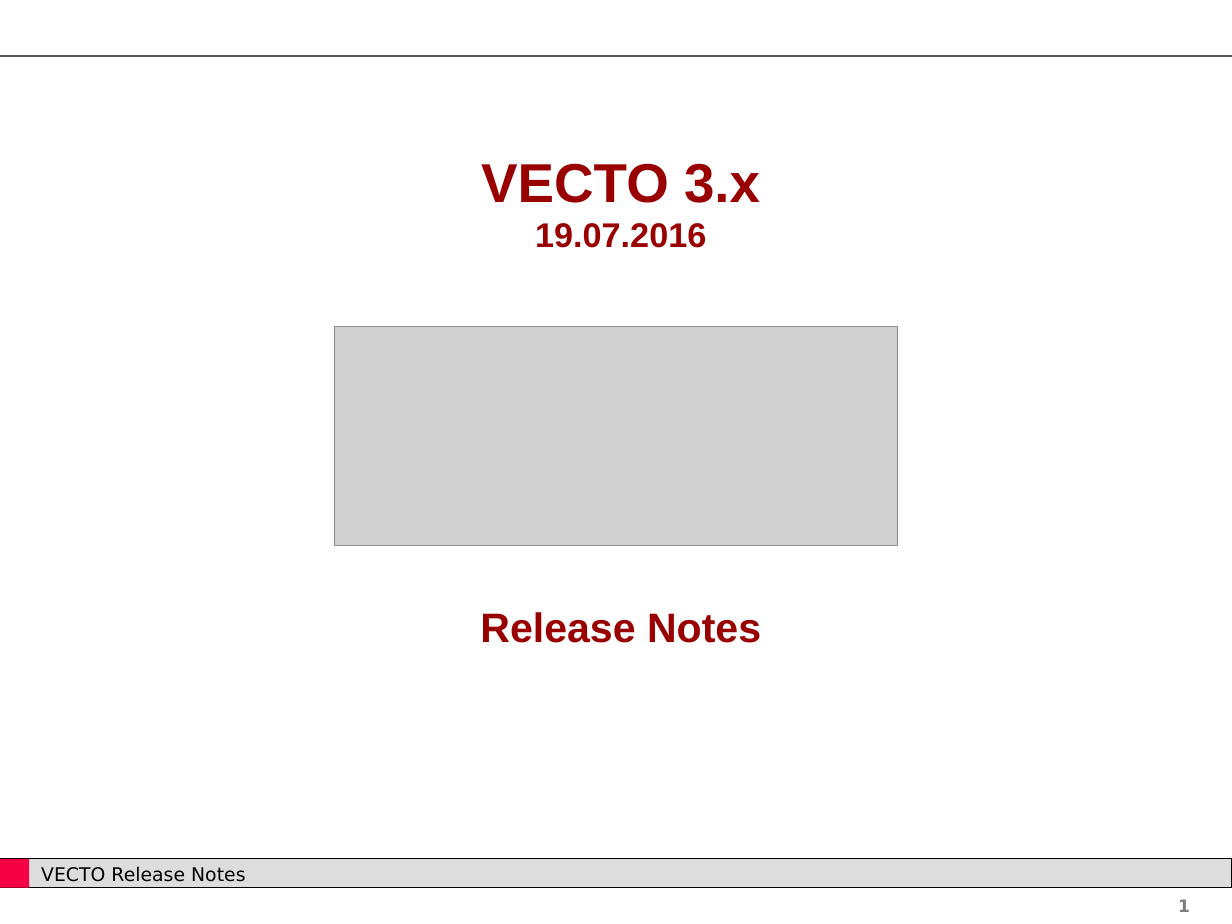
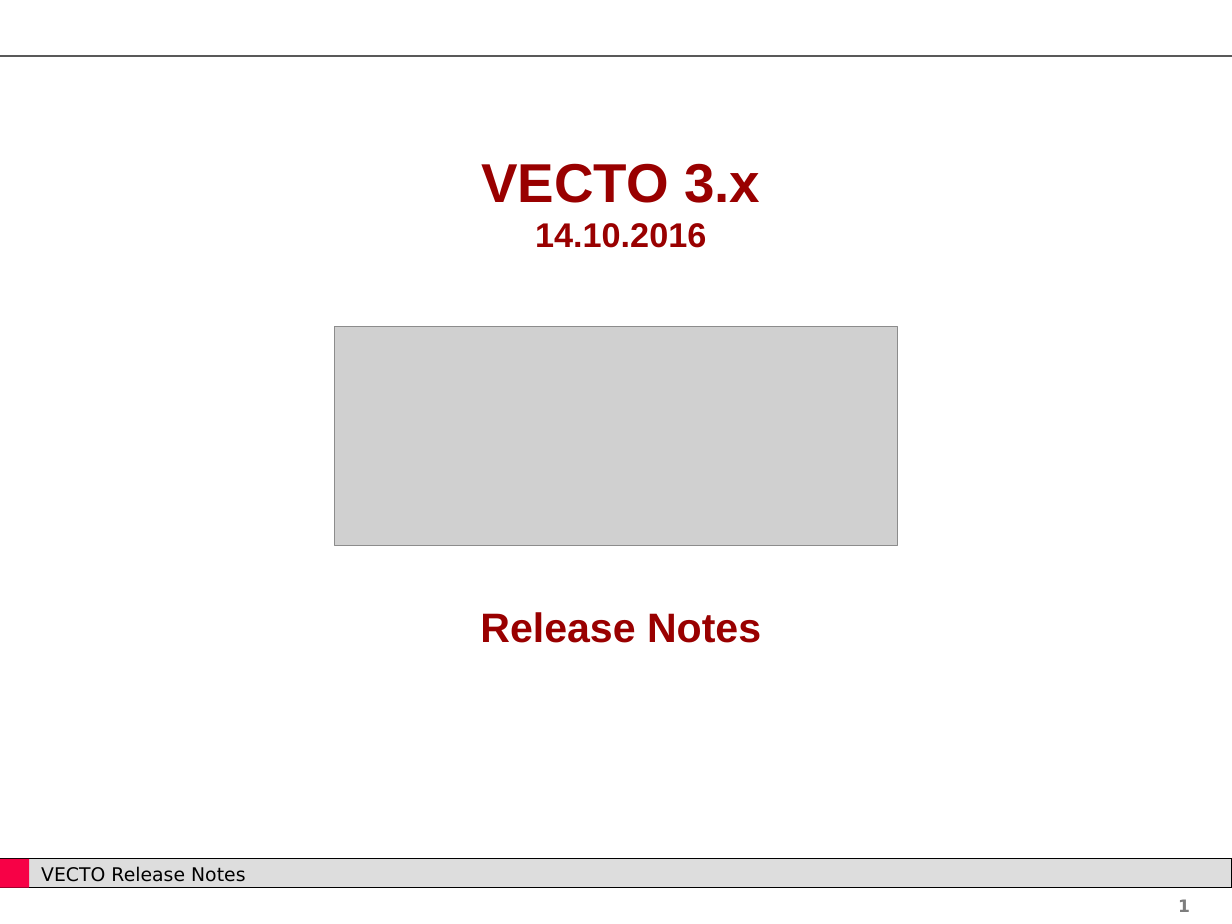
Before and after one commit to tanawadeatharva/BharatVECTO, a slide deck: slide 1 of Documentation/User Manual Source/Release Notes Vecto3.x.pptx. Drawn at 1232x924 pixels with LibreOffice and Linux fonts; fonts in the diff are those of the drawing; grey boxes stand for pictures; background and template pictures are left out. Boxes give left, top, right and bottom in pixels: in the first picture for what was removed or moved away, otherwise in the second. Text is boxed around its words. In the diff, an @@ line names an element or a change of style, - is before the commit and + after.

```diff
--- a/Documentation/User Manual Source/Release Notes Vecto3.x.pptx
+++ b/Documentation/User Manual Source/Release Notes Vecto3.x.pptx
@@ text at [481,163,760,248]: text changed @@
-VECTO 3.x
-19.07.2016
+VECTO 3.x
+14.10.2016
```
Also in this commit, not shown: 1 other file.
